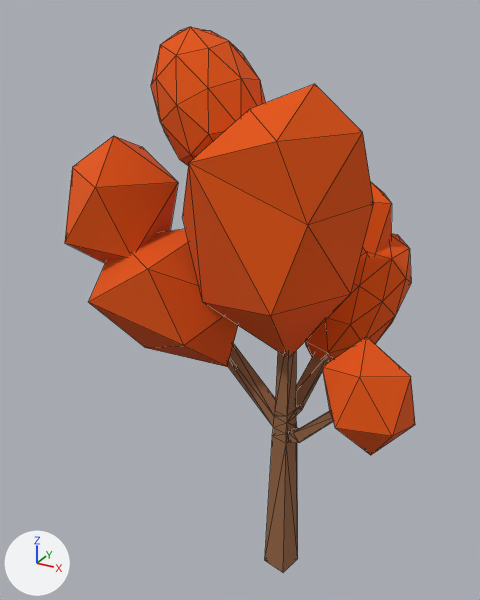
An edit to the glTF model assets/models/trees/tree-autumn-complete/tree-autumn-complete-1-001.glb, drawn before and after from the same camera.
Before and after are seen from a 50 mm lens placed at (1.296, -1.987, 4.753), pointed at (0.329, -0.228, 3.874). Arrows for +X, +Y and +Z are at lower left; the lights stay in place. The first picture is the older version. Mesh edges are drawn as thin lines. Where no turn or scale is listed for an object, it has been applied to the vertices. Vertices at exactly the same position are counted once.
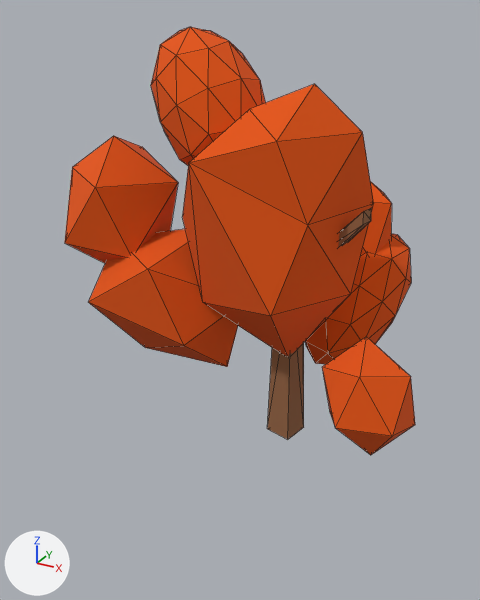
The newer file is also turned or shifted as a whole; pictures and numbers use the older file's frame.

What differs and where, as boxes [x1, y1, x2, y2] in the pictures (480 x 600 px):
'Object_808', moved: before [228, 344, 333, 572]; after [267, 208, 371, 439]

The change in detail:
me_object_426 is used by ob_object_808; location (0.578, -0.352, 3.584).
me_object_426 had 48 vertices, 92 faces and spanned x -0.28..0.224, y -0.08..0.166, z -0.614..0.345.
me_object_426 now has 48 vertices, 92 faces and spans x -0.28..0.224, y -0.08..0.166, z -0.063..0.897.
me_object_426 part 1: the whole mesh is moved by (0.0, 0.0, 0.551).
